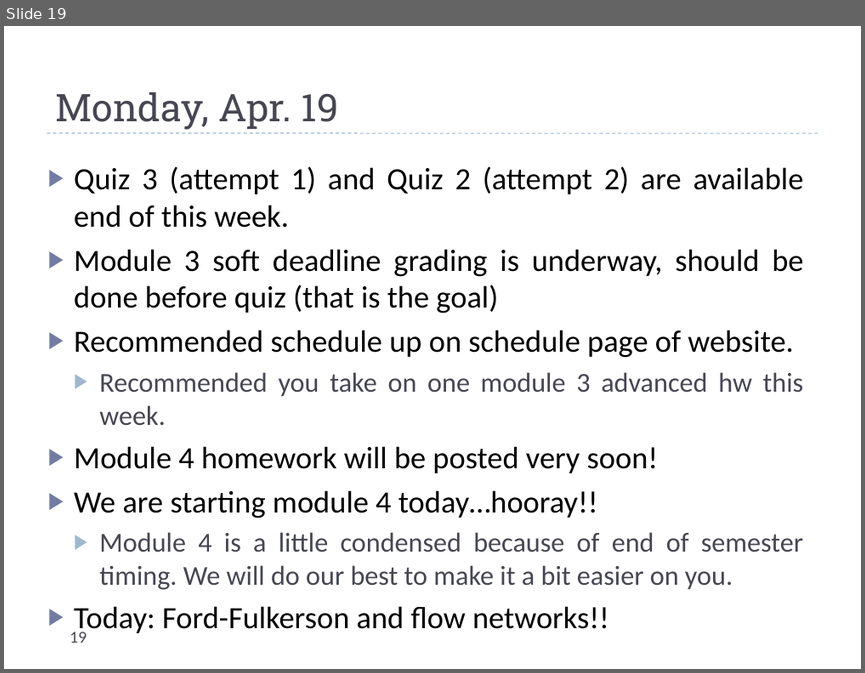
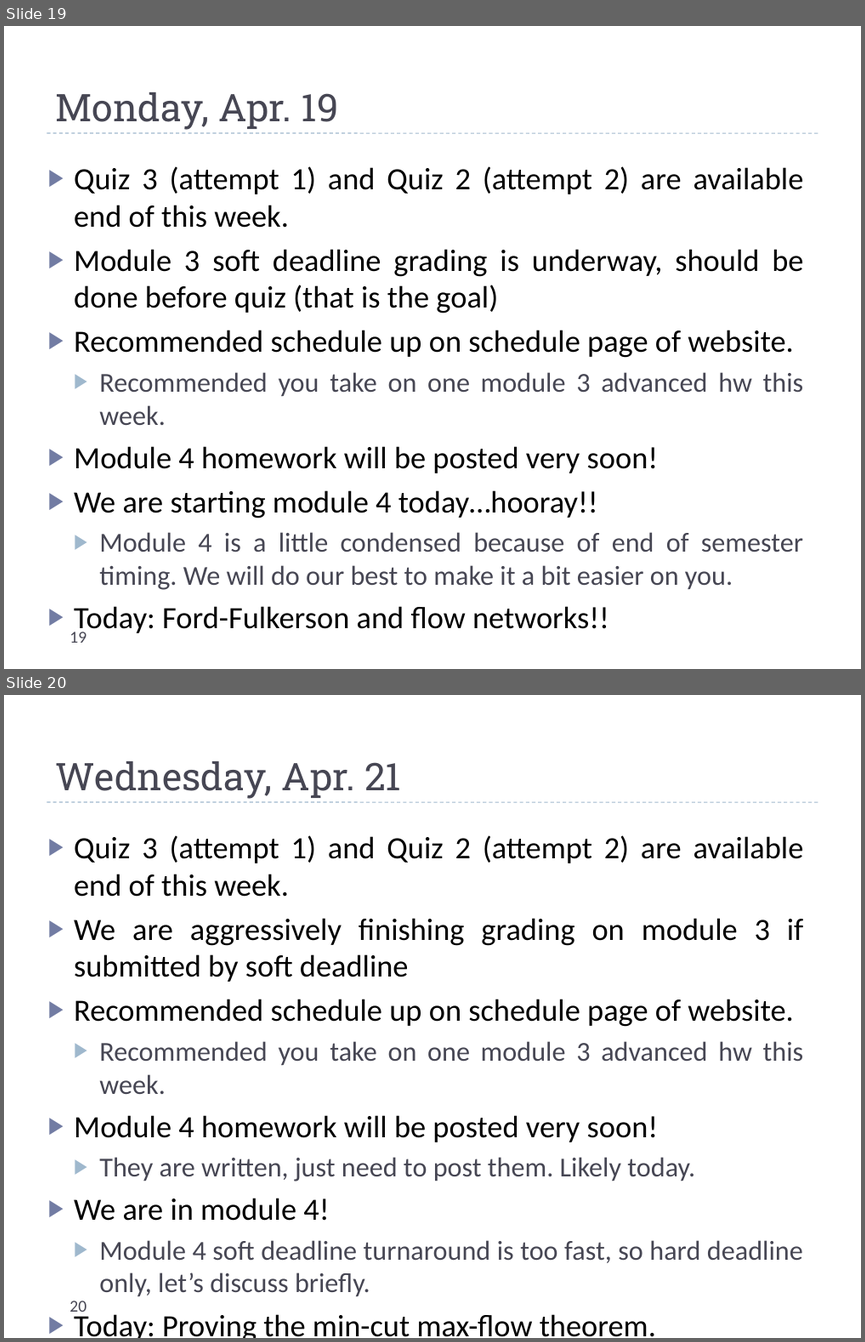
Before and after one commit to uva-cs/cs4102-f21, a slide deck: slides/dailyannouncements_mf.pptx. Shown one above the other, each under a label of ours: slide 19 before the commit, slides 19 and 20 after it. The pictures are 865x673 and 865x1342 pixels, drawn with LibreOffice and Linux fonts; fonts in the diff are those of the drawing. Boxes give left, top, right and bottom in pixels: in the first picture for what was removed or moved away, otherwise in the second. Text is boxed around its words. In the diff, an @@ line names an element or a change of style, - is before the commit and + after.

Commit message:
module 4 hw

```diff
--- a/slides/dailyannouncements_mf.pptx
+++ b/slides/dailyannouncements_mf.pptx
@@ slide 20 added at (x1=4, y1=695, x2=861, y2=1338), background #FFFFFF; not listed: 1 template element that a slide beside it also shows @@
@@ title added at (x1=55, y1=761, x2=401, y2=799), 32 pt, text #464653 @@
+Wednesday, Apr. 21
@@ text added at (x1=74, y1=835, x2=804, y2=1296), 26 pt, text #000000 @@
+▶ Quiz 3 (attempt 1) and Quiz 2 (attempt 2) are available end of this week.
+▶ We are aggressively finishing grading on module 3 if submitted by soft deadline
+▶ Recommended schedule up on schedule page of website.
+  ▶ Recommended you take on one module 3 advanced hw this week.
+▶ Module 4 homework will be posted very soon!
+  ▶ They are written, just need to post them. Likely today.
+▶ We are in module 4!
+  ▶ Module 4 soft deadline turnaround is too fast, so hard deadline only, let’s discuss briefly.
+▶ Today: Proving the min-cut max-flow theorem.
@@ page number added at (x1=69, y1=1300, x2=86, y2=1316), 14 pt, text #464653 @@
+20
```
Also in this commit, not shown: 7 other files.
